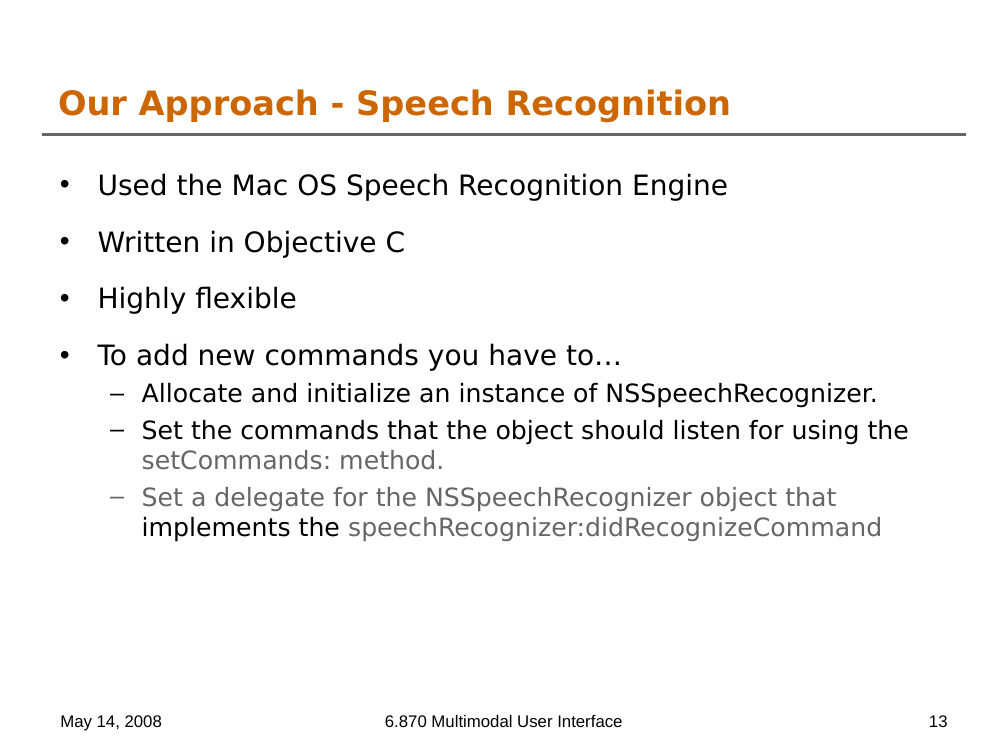
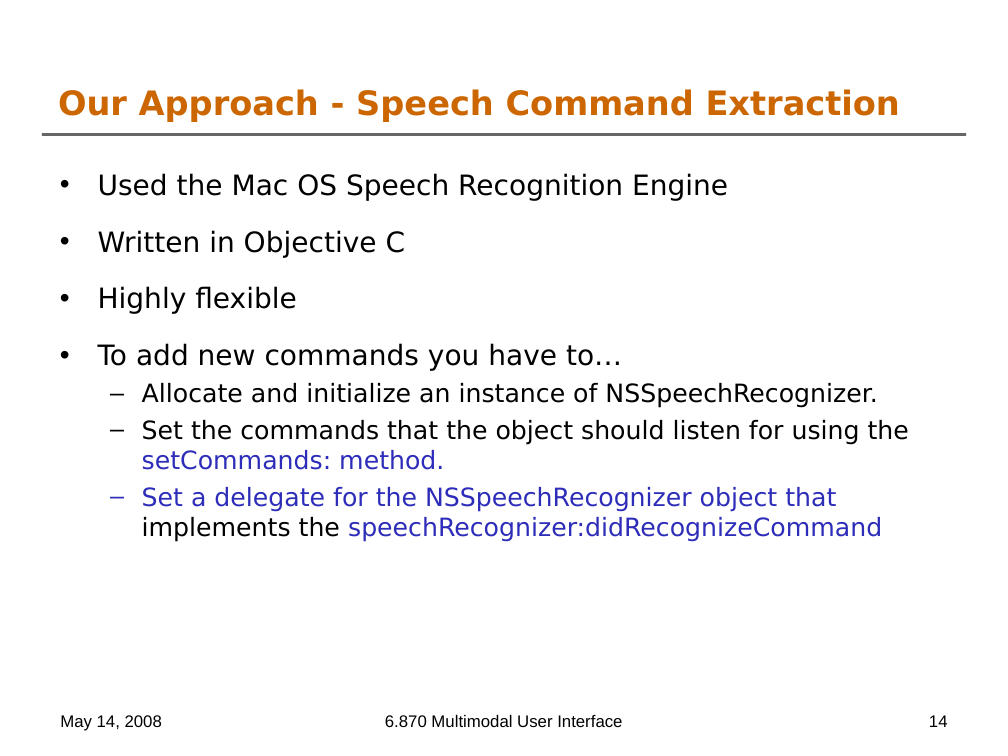
Before and after one commit to oshanis/webnnel, a slide deck: slide 14 of docs/6.870 Final Project Presentation.ppt (slide 13 before the commit). Drawn at 1008x756 pixels with LibreOffice and Linux fonts; fonts in the diff are those of the drawing; background and template pictures are left out. Boxes give left, top, right and bottom in pixels: in the first picture for what was removed or moved away, otherwise in the second. Text is boxed around its words. In the diff, an @@ line names an element or a change of style, - is before the commit and + after.

```diff
--- a/docs/6.870 Final Project Presentation.ppt
+++ b/docs/6.870 Final Project Presentation.ppt
@@ title at (58, 89, 900, 122): text changed @@
-Our Approach - Speech Recognition
+Our Approach - Speech Command Extraction
@@ text at (142, 420, 909, 542): text colour #666666 to #2D2DB9 in "setCommands: method.", "Set a delegate for the NSSpeechRecognizer object ..."; bullet colour #666666 to #2D2DB9 @@
@@ page number at (929, 715, 948, 727): text changed @@
-13
+14
```
Also in this commit, not shown: 10 other slides changed, 4 slides added.
